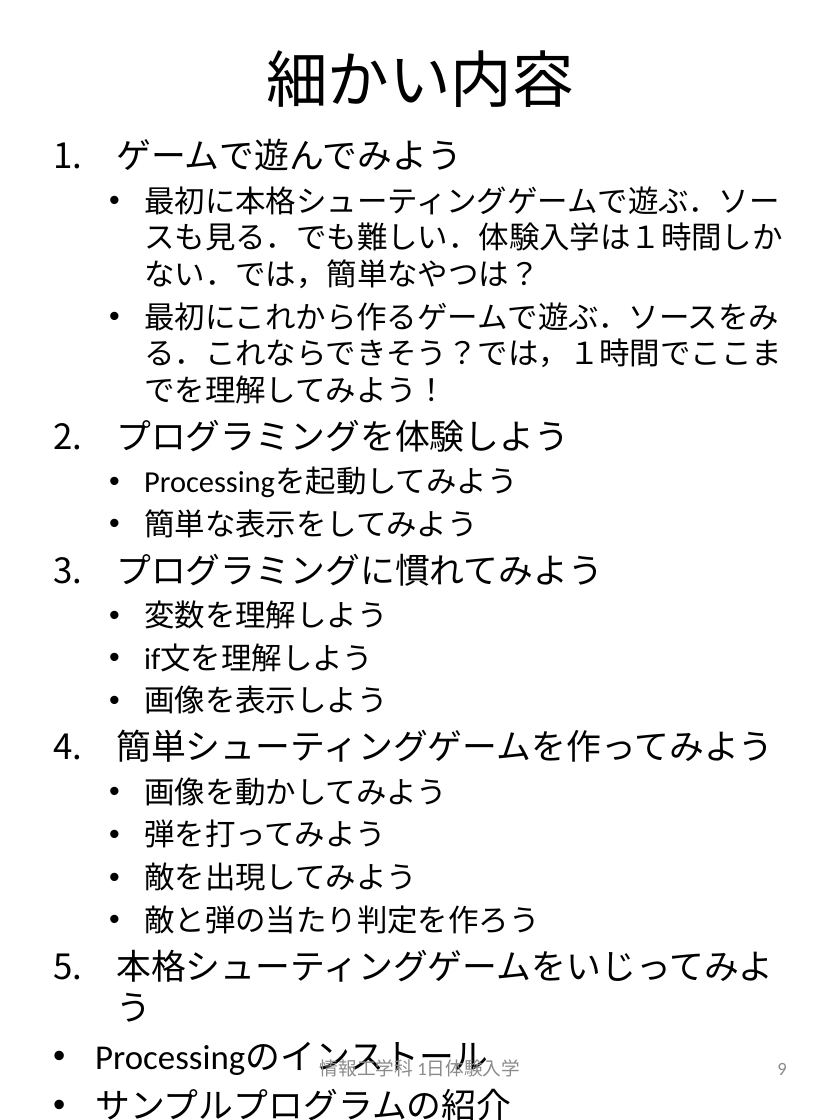
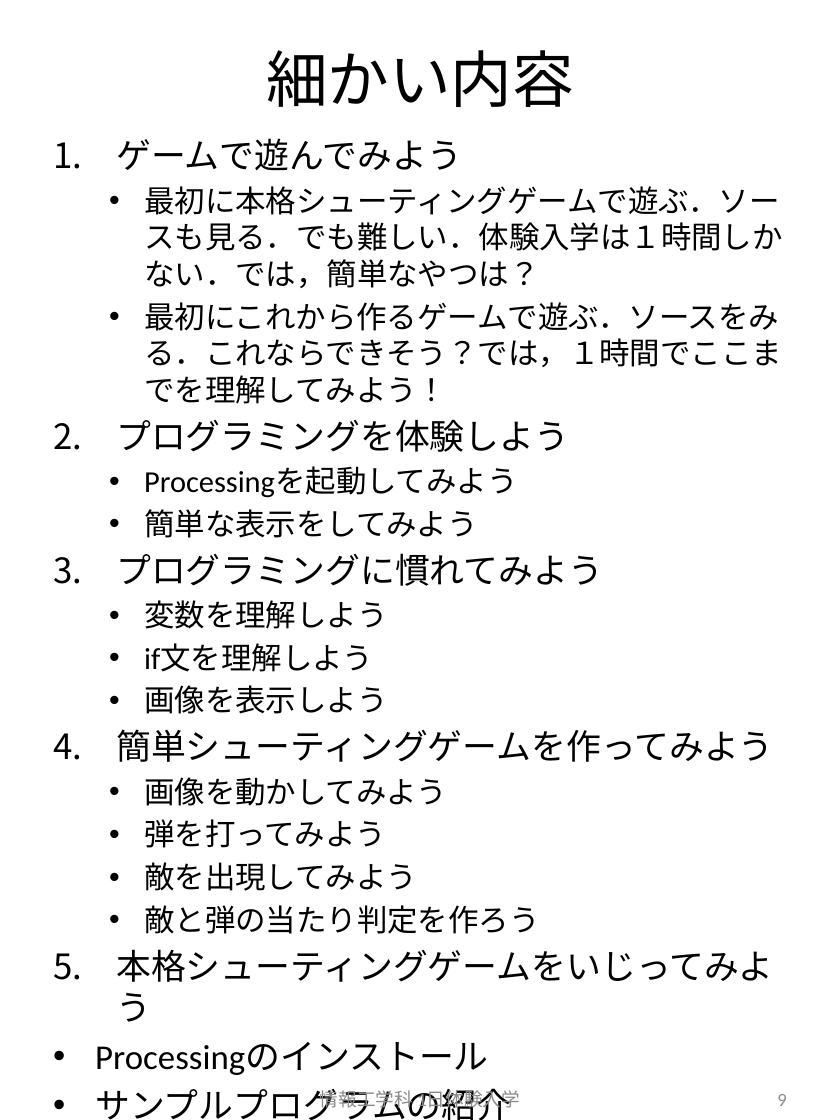
Before and after one commit to crotsu/ShootingGame_Taiken, a slide deck: slide 9 of Document/body.pptx. Drawn at 840x1120 pixels with LibreOffice and Linux fonts; fonts in the diff are those of the drawing. Boxes give left, top, right and bottom in pixels: in the first picture for what was removed or moved away, otherwise in the second. Text is boxed around its words. In the diff, an @@ line names an element or a change of style, - is before the commit and + after.

```diff
--- a/Document/body.pptx
+++ b/Document/body.pptx
@@ text "情報工学科 1日体験入学": place and size @@
-text "情報工学科 1日体験入学" at [320,1056,520,1077]
+text "情報工学科 1日体験入学" at [320,1089,520,1112]
@@ page number: place and size @@
-page number at [777,1063,786,1075]
+page number at [777,1094,786,1106]
```
Also in this commit, not shown: 6 other slides changed, 2 slides added, 2 slides removed, 23 other files.
